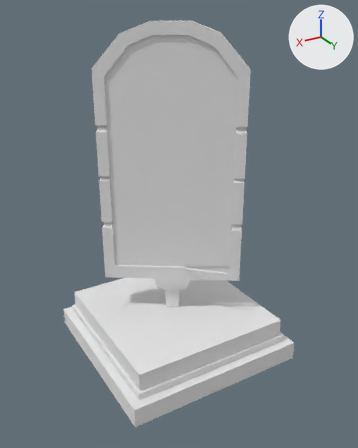
Renders of the Blender file Assets/3DModels/Levels/Static Mirror/StaticMirror.blend from each side of a commit.
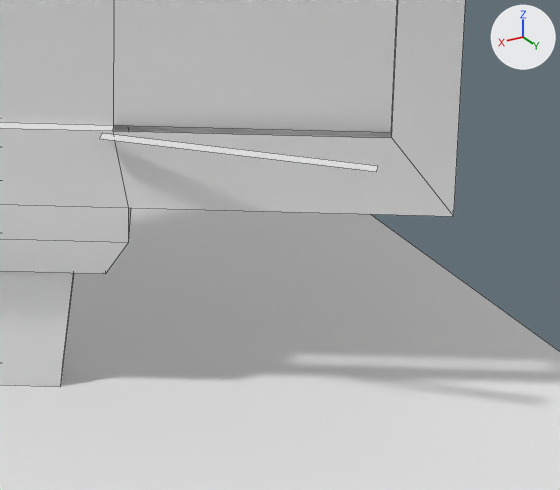
Each version appears first whole from a 50 mm lens placed at (1.78, 3.067, 2.605), pointed at (-0.01, 0.085, 1.114), and next in a close-up on the part from 47% to 71% of the width and 55% to 72% of the height. The axes (+X, +Y, +Z) are drawn at upper right. The lights are the same throughout. The close-ups show mesh edges as thin lines.
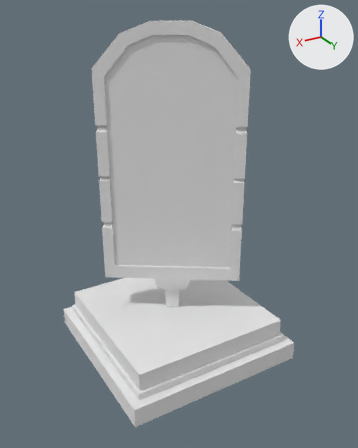
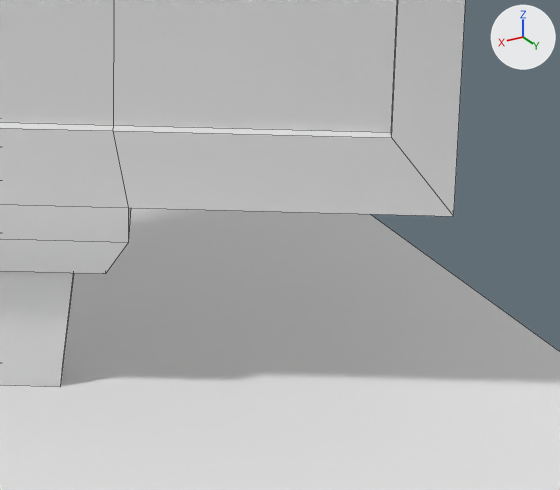
Edits to the bpy script that builds the scene:
```text
Change me_cube_001:
    where me_cube_001.from_pydata(...)  # 212 vertices, 180 faces; spans x -0.72..0.72, y -0.72..0.72, z 0.0..2.54
    used by ob_cube_001; location = (0.0, 0.0, 0.0)
    verts and faces of me_cube_001; kept vertices keep their numbers, new ones are numbered from 212
    before: 57 (-0.05, 0.13, 0.75) at pixel (113, 130), 59 (-0.33, 0.32, 0.75) at pixel (391, 137), 67 (-0.06, 0.11, 0.75) at pixel (113, 125), 69 (-0.34, 0.3, 0.75) at pixel (391, 132)
    me_cube_001 part 1: the loose piece of 4 vertices spanning x -0.28..-0.03, y 0.12..0.37, z 0.75 is deleted
    me_cube_001 part 2
    add faces += [(57, 59, 69, 67)]
```

Boxes [x1, y1, x2, y2] around the edits, measured in the close-ups (560 x 490 px):
part 1 of me_cube_001, deleted: before [100, 133, 378, 172]
part 2 of me_cube_001, added: after [113, 125, 392, 138]
